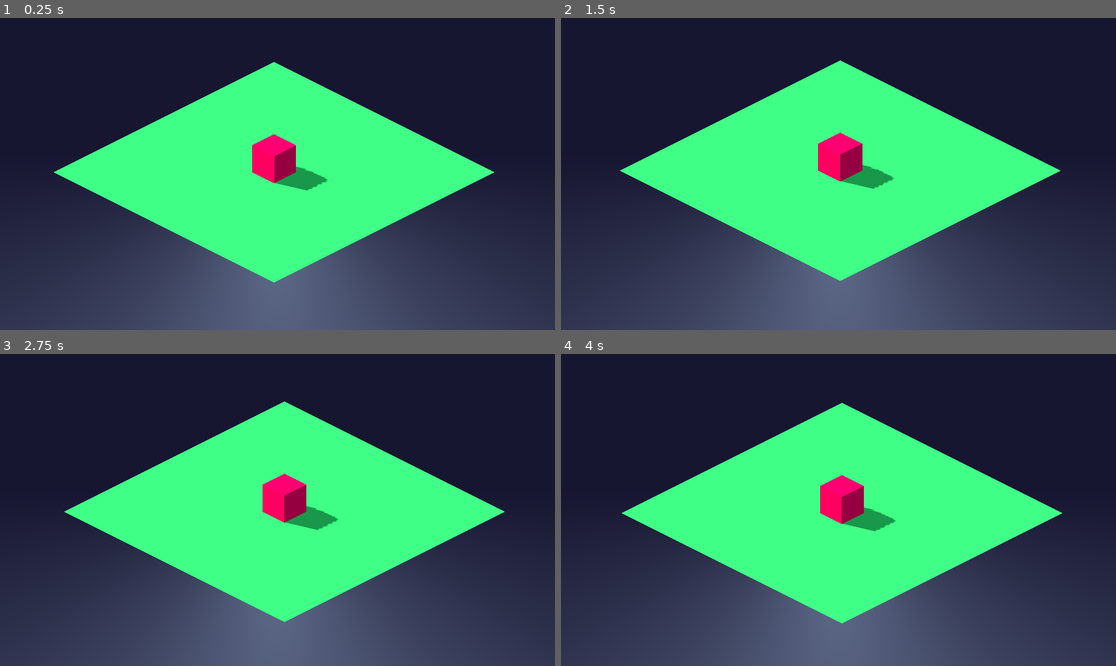
Above: before the commit, frames 1-4 (two rows, left to right).
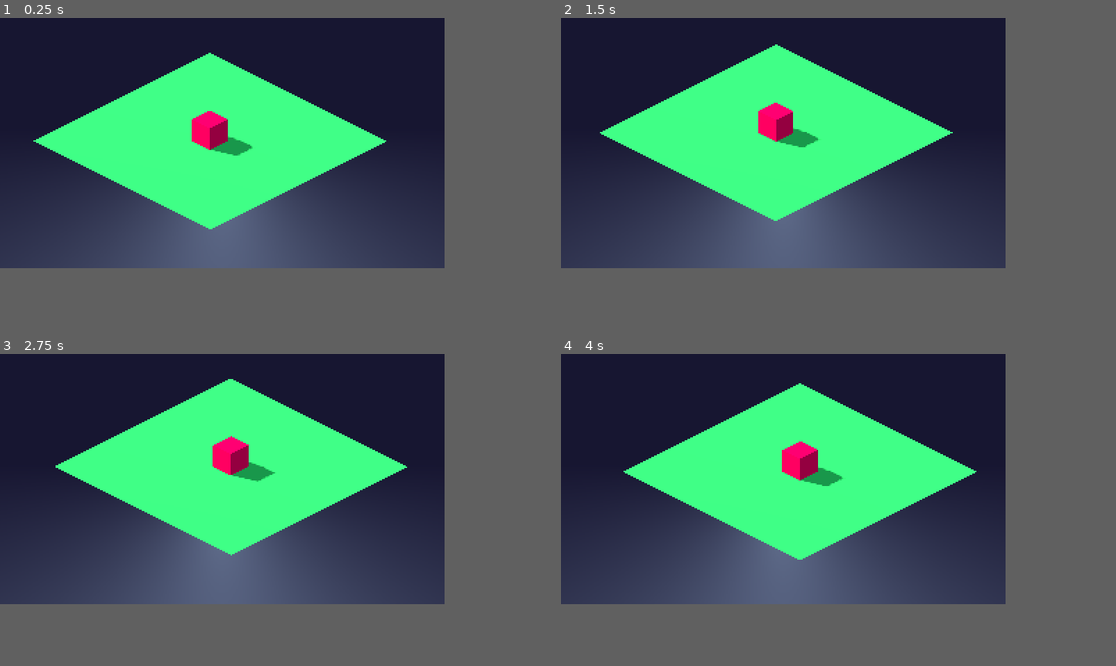
Above: after the commit, the same moments.

Repository: twopmstudios/godot-fog-point-and-click
Game: Godot game, scene res://part01/part01.tscn
The game is run twice, just before and just after one commit, with the same random seed, the same clock (stepped at 60 frames per second) and the same inputs. The project has no main scene, so this scene is started directly.
Inputs:
- Up to frame 1 (0.25 s): no input
- Up to frame 2 (1.5 s): tap S (cam_back) at 0.6 s; tap W (cam_forward) at 1.35 s
- Up to frame 3 (2.75 s): tap A (cam_left) at 2.1 s
- Up to frame 4 (4 s): tap Q (cam_orbit_left) at 2.85 s; tap E (cam_orbit_right) at 3.6 s
In our replay, the window is 799x449 before the commit and 640x360 after it. These sizes can differ from the game's own. Grey fills any space a smaller window leaves; there, only what the larger window draws over its background counts as a difference.

The runs differ from the first frame. In frame 1, 41% of the frame differs, in the area x 0-100%, y 11-100%; in frame 2, 42%; in frame 3, 42%, in the area x 0-100%, y 8-100%; in frame 4, 40%.

Commit message:
🚀 zero one zero done

Diff:
--- a/01-camera/part01/camera_3d_texel_snapped.gd
+++ b/01-camera/part01/camera_3d_texel_snapped.gd
@@ -7,7 +7,7 @@
 @onready var _snap_space := global_transform
 
 
-func _process(_delta):
+func _process(_delta: float) -> void:
 	# rotation changes the snap space
 	if global_rotation != _prev_rotation:
 		_prev_rotation = global_rotation
--- a/01-camera/part01/camera_rig.gd
+++ b/01-camera/part01/camera_rig.gd
@@ -12,7 +12,7 @@
 @onready var cam: Camera3D = $Camera3D
 
 
-func _physics_process(delta):
+func _process(delta: float) -> void:
 	# movement
 	var input_vec := Input.get_vector("cam_left", "cam_right", "cam_back", "cam_forward")
 	# basis without pitch, so pretty much the yaw; who rolls a camera??
--- a/01-camera/part01/part01.tscn
+++ b/01-camera/part01/part01.tscn
@@ -11,8 +11,8 @@
 [node name="CameraRig" type="Node3D" parent="."]
 transform = Transform3D(0.707107, -0.353553, 0.612372, 0, 0.866025, 0.5, -0.707107, -0.353553, 0.612372, 0, 0, 0)
 script = ExtResource("2_ob2k5")
-move_speed = 2.0
-circular_radius = 0.1
+circular_radius = 0.5
+circular_speed = 0.1
 
 [node name="Camera3D" type="Camera3D" parent="CameraRig"]
 transform = Transform3D(1, 0, 0, 0, 1, 0, 0, 0, 1, 0, 0, 20)
@@ -21,3 +21,4 @@
 size = 10.0
 far = 100.0
 script = ExtResource("3_77ded")
+snap = false
--- a/01-camera/part02/camera_3d_texel_snapped2.gd
+++ b/01-camera/part02/camera_3d_texel_snapped2.gd
@@ -9,12 +9,12 @@
 @onready var _snap_space := global_transform
 
 
-func _process(_delta):
+func _process(_delta: float) -> void:
 	# rotation changes the snap space
 	if global_rotation != _prev_rotation:
 		_prev_rotation = global_rotation
 		_snap_space = global_transform
-	var texel_size := size / float(get_viewport().size.y)
+	var texel_size := size / float((get_viewport() as SubViewport).size.y)
 	# camera position in snap space
 	var snap_space_position := global_position * _snap_space
 	# snap!
--- a/01-camera/part02/display.gd
+++ b/01-camera/part02/display.gd
@@ -2,12 +2,12 @@
 
 @export var viewport: SubViewport
 @export var pixel_movement := true
-@export var sub_pixel_movement_at_integer_scale := false
+@export var sub_pixel_movement_at_integer_scale := true
 
 @onready var _sprite: Sprite2D = $Sprite2D
 
 
-func _process(_delta):
+func _process(_delta: float) -> void:
 	var screen_size := Vector2(get_window().size)
 	# viewport size minus padding
 	var game_size := Vector2(viewport.size - Vector2i(2, 2))
@@ -23,6 +23,6 @@
 		var cam := viewport.get_camera_3d() as Camera3DTexelSnapped2
 		var pixel_error: Vector2 = cam.texel_error * _sprite.scale
 		_sprite.position = -_sprite.scale + pixel_error
-		var is_integer_scale = display_scale == display_scale.floor()
+		var is_integer_scale := display_scale == display_scale.floor()
 		if is_integer_scale and not sub_pixel_movement_at_integer_scale:
 			_sprite.position = _sprite.position.round()
--- a/01-camera/part02/part02.tscn
+++ b/01-camera/part02/part02.tscn
@@ -28,7 +28,7 @@
 circular_speed = 0.1
 
 [node name="Camera3D" type="Camera3D" parent="SubViewport/CameraRig"]
-transform = Transform3D(1, 0, 0, 0, 1, 0, 0, 0, 1, 0, 9.53674e-07, 20)
+transform = Transform3D(1, 0, 0, 0, 1, -6.25849e-07, 0, -2.98023e-08, 1, 0, 9.53674e-07, 20)
 projection = 1
 current = true
 size = 10.0
@@ -38,12 +38,13 @@
 [node name="Display" type="Control" parent="." node_paths=PackedStringArray("viewport")]
 clip_contents = true
 layout_mode = 3
-anchors_preset = 0
-offset_right = 40.0
-offset_bottom = 40.0
+anchors_preset = 15
+anchor_right = 1.0
+anchor_bottom = 1.0
+grow_horizontal = 2
+grow_vertical = 2
 script = ExtResource("4_6ag5h")
 viewport = NodePath("../SubViewport")
-sub_pixel_movement_at_integer_scale = true
 
 [node name="Sprite2D" type="Sprite2D" parent="Display"]
 texture_filter = 2
--- a/01-camera/part02/settings.cfg
+++ b/01-camera/part02/settings.cfg
@@ -1,5 +1,5 @@
-display/window/size/viewport_width=1920
-display/window/size/viewport_height=1080
+display/window/size/viewport_width=2560
+display/window/size/viewport_height=1440
 display/window/size/resizable=true
 display/window/size/window_width_override=0
 display/window/size/window_height_override=0
--- a/01-camera/part03/camera_3d_texel_snapped3.gd
+++ b/01-camera/part03/camera_3d_texel_snapped3.gd
@@ -14,16 +14,16 @@
 var _pre_snapped_positions: Array[Vector3]
 
 
-func _ready():
+func _ready() -> void:
 	RenderingServer.frame_post_draw.connect(_snap_objects_revert)
 
 
-func _process(_delta):
+func _process(_delta: float) -> void:
 	# rotation changes the snap space
 	if global_rotation != _prev_rotation:
 		_prev_rotation = global_rotation
 		_snap_space = global_transform
-	_texel_size = size / float(get_viewport().size.y)
+	_texel_size = size / float((get_viewport() as SubViewport).size.y)
 	# camera position in snap space
 	var snap_space_position := global_position * _snap_space
 	# snap!
@@ -42,7 +42,7 @@
 		texel_error = Vector2.ZERO
 
 
-func _snap_objects():
+func _snap_objects() -> void:
 	_snap_nodes = get_tree().get_nodes_in_group("snap")
 	_pre_snapped_positions.resize(_snap_nodes.size())
 	for i in _snap_nodes.size():
@@ -54,7 +54,7 @@
 		node.global_position = _snap_space * snapped_snap_space_pos
 
 
-func _snap_objects_revert():
+func _snap_objects_revert() -> void:
 	for i in _snap_nodes.size():
 		(_snap_nodes[i] as Node3D).global_position = _pre_snapped_positions[i]
 	_snap_nodes.clear()
--- a/01-camera/part03/display2.gd
+++ b/01-camera/part03/display2.gd
@@ -2,12 +2,12 @@
 
 @export var viewport: SubViewport
 @export var pixel_movement := true
-@export var sub_pixel_movement_at_integer_scale := false
+@export var sub_pixel_movement_at_integer_scale := true
 
 @onready var _sprite: Sprite2D = $Sprite2D
 
 
-func _process(_delta):
+func _process(_delta: float) -> void:
 	var screen_size := Vector2(get_window().size)
 	# viewport size minus padding
 	var game_size := Vector2(viewport.size - Vector2i(2, 2))
@@ -23,6 +23,6 @@
 		var cam := viewport.get_camera_3d() as Camera3DTexelSnapped3
 		var pixel_error: Vector2 = cam.texel_error * _sprite.scale
 		_sprite.position = -_sprite.scale + pixel_error
-		var is_integer_scale = display_scale == display_scale.floor()
+		var is_integer_scale := display_scale == display_scale.floor()
 		if is_integer_scale and not sub_pixel_movement_at_integer_scale:
 			_sprite.position = _sprite.position.round()
--- a/01-camera/part03/part03.tscn
+++ b/01-camera/part03/part03.tscn
@@ -7,14 +7,17 @@
 [ext_resource type="Script" path="res://part03/display2.gd" id="5_ygtb4"]
 [ext_resource type="Shader" path="res://part02/pixel_art_upscale.gdshader" id="6_nn2jk"]
 
-[sub_resource type="GDScript" id="GDScript_yfqah"]
+[sub_resource type="GDScript" id="GDScript_jtgt5"]
 script/source = "extends Node3D
 
-@export var speed: float = 5.0
+@export var speed: float = 45.0
 
 
-func _physics_process(delta):
+func _process(delta: float) -> void:
+	var cube := (get_child(0) as Node3D)
+	var rot := cube.global_rotation
 	rotate_y(deg_to_rad(speed) * delta)
+	cube.global_rotation = rot
 "
 
 [sub_resource type="BoxMesh" id="BoxMesh_drxdm"]
@@ -30,20 +33,13 @@
 [node name="World" parent="." instance=ExtResource("1_1vvpi")]
 
 [node name="Rotating" type="Node3D" parent="."]
-script = SubResource("GDScript_yfqah")
-speed = 45.0
+script = SubResource("GDScript_jtgt5")
 
-[node name="CubeMover" type="RemoteTransform3D" parent="Rotating"]
-transform = Transform3D(1, 0, 0, 0, 1, 0, 0, 0, 1, 0, 1, 2.5)
-remote_path = NodePath("../../MovingCube")
-update_rotation = false
-update_scale = false
-
-[node name="MovingCube" type="MeshInstance3D" parent="." groups=["snap"]]
+[node name="MovingCube" type="MeshInstance3D" parent="Rotating" groups=["snap"]]
 transform = Transform3D(1, 0, 0, 0, 1, 0, 0, 0, 1, 0, 1, 2.5)
 material_override = ExtResource("2_80bph")
 mesh = SubResource("BoxMesh_drxdm")
-skeleton = NodePath("../Rotating")
+skeleton = NodePath("")
 
 [node name="SubViewport" type="SubViewport" parent="."]
 handle_input_locally = false
@@ -68,11 +64,10 @@
 clip_contents = true
 layout_mode = 3
 anchors_preset = 0
-offset_right = 40.0
-offset_bottom = 40.0
+offset_right = 1920.0
+offset_bottom = 1080.0
 script = ExtResource("5_ygtb4")
 viewport = NodePath("../SubViewport")
-sub_pixel_movement_at_integer_scale = true
 
 [node name="Sprite2D" type="Sprite2D" parent="Display"]
 texture_filter = 2
--- a/01-camera/project.godot
+++ b/01-camera/project.godot
@@ -11,17 +11,27 @@
 [application]
 
 config/name="3d-pixel-art-in-godot-01-camera"
-config/project_settings_override="res://part02/settings.cfg"
-config/features=PackedStringArray("4.1", "Forward Plus")
+config/project_settings_override="_res://part02/settings.cfg"
+config/features=PackedStringArray("4.2", "Forward Plus")
+
+[debug]
+
+gdscript/warnings/untyped_declaration=2
+gdscript/warnings/unsafe_property_access=2
+gdscript/warnings/unsafe_method_access=2
+gdscript/warnings/unsafe_cast=2
+gdscript/warnings/unsafe_call_argument=2
+gdscript/warnings/unsafe_void_return=2
 
 [display]
 
 window/size/viewport_width=320
 window/size/viewport_height=180
 window/size/resizable=false
-window/size/window_width_override=1920
-window/size/window_height_override=1080
+window/size/window_width_override=2560
+window/size/window_height_override=1440
 window/stretch/mode="viewport"
+window/vsync/vsync_mode=0
 window/size/always_on_top.editor=true
 
 [input]
Not shown, changed: README.md
